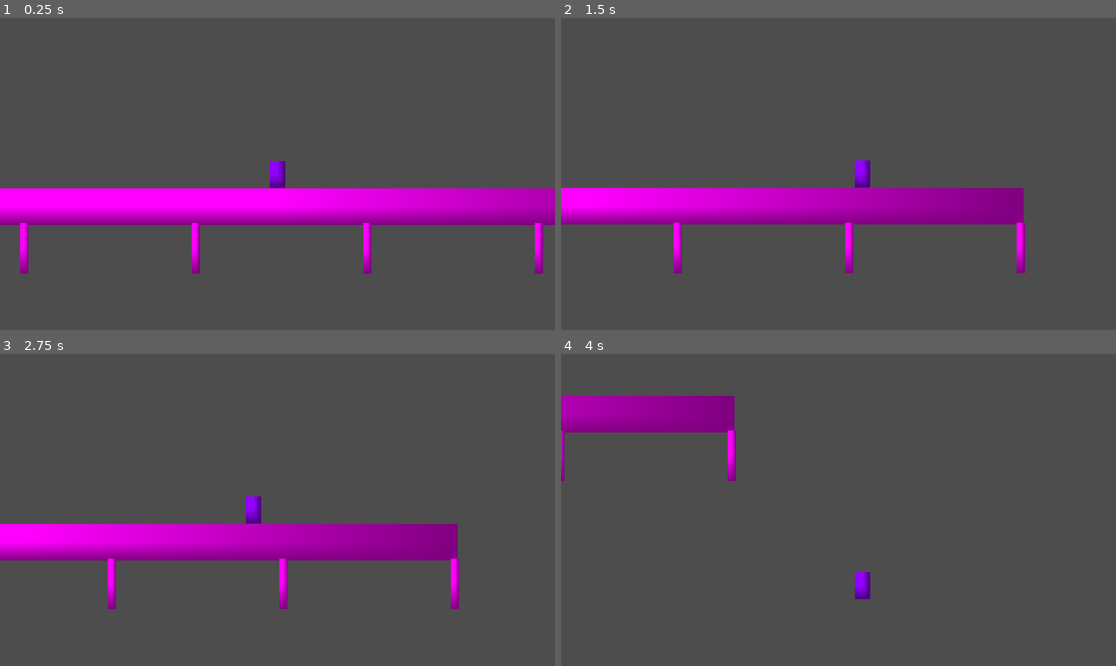
Above: before the commit, frames 1-4 (two rows, left to right).
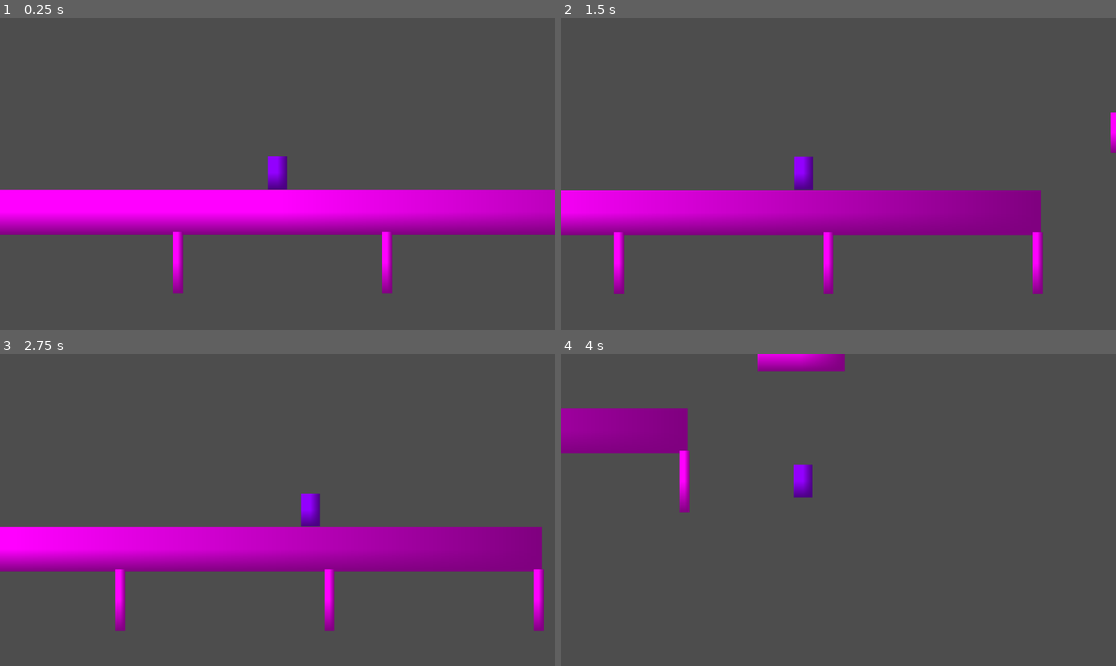
Above: after the commit, the same moments.

Repository: sharwenn-dev/cerulean_eclipse
Game: Godot game, scene res://scenes/test_world.tscn
Two runs of this game, one before a commit and one after it. Both use one fixed random seed, a clock stepped at 60 frames per second and the inputs below.
Inputs:
- Up to frame 1 (0.25 s): no input
- Up to frame 2 (1.5 s): tap Enter (ui_accept) at 0.5, 0.77 s; hold D (ui_right) from 0.53 s (still down)
- Up to frame 3 (2.75 s): tap Enter (ui_accept) at 1.52 s; release D (ui_right) at 2.03 s; hold A (ui_left) from 2.03 s (still down)
- Up to frame 4 (4 s): release A (ui_left) at 2.78 s; hold D (ui_right) from 2.78 s (still down); tap Enter (ui_accept) at 3.02, 3.77 s

The runs differ from the first frame. In frame 1, 10% of the frame differs, in the area x 0-100%, y 44-89%; in frame 2, 7.7%; in frame 3, 11%, in the area x 0-98%, y 44-89%; in frame 4, 5.6%.

Commit message:
10/17/2025 Momentum, Camera look ahead, Acceleration

Diff:
--- a/entities/player.gd
+++ b/entities/player.gd
@@ -1,18 +1,20 @@
 extends CharacterBody2D
 
-
-const SPEED: float = 300.0
-const JUMP_VELOCITY: float = -300.0
-
+const MAX_SPEED: float = 300.0
+const JUMP_VELOCITY: float = -350.0
+const AERIAL_ACCELERATION: float = 1200.0
+const TURN_ACCELERATION: float = 3500.0
+const ACCELERATION: float = 2500.0
+const FRICTION: float = 5000.0
 # YOU CAN FORMAT THESE VARIABLES HOWEVER YOU WANT, IDK HOW THE CLEAN WAY TO DO IT IS
 # apparently making your falling gravity more than base makes it feel more snappy. so this is how i did that. also has support if you want to add more for flying or aerial combat.
 @export var base_gravity: float = 1000.0
-@export var falling_gravity: float = 4000.0
+@export var falling_gravity: float = 3500.0
 var gravity: float = base_gravity
 
 # jump stuff
 var jump_buffer: float = 0.01
-var buffer_time: float = 0.5
+var buffer_time: float = 0.1
 var coyote_time: float = 0.0
 var added_coyote_time: float = 0.09
 var jump_timer: float = 0.0
@@ -77,15 +79,35 @@
 	has_jumped = true
 	jump_timer = 0.0
 	jump_buffer = 0.0
+	# horizontal momentum is handled by air acceleration code (no instant spike)
 
 func _physics_process(delta: float) -> void:
 	# Get the input direction and handle the movement/deceleration.
-	# As good practice, you should replace UI actions with custom gameplay actions.
 	var direction: float = Input.get_axis("ui_left", "ui_right")
-	if direction != 0:
-		velocity.x = direction * SPEED
+	var target_speed: float = direction * MAX_SPEED
+
+	# Determine which acceleration to use (ground vs air + turning)
+	var accel: float = ACCELERATION
+	if direction != 0 and sign(direction) != sign(velocity.x) and velocity.x != 0:
+		accel = TURN_ACCELERATION
+
+	if is_on_floor():
+		# Ground movement: acceleration and friction
+		if direction != 0:
+			velocity.x = move_toward(velocity.x, target_speed, accel * delta)
+		else:
+			velocity.x = move_toward(velocity.x, 0, FRICTION * delta)
 	else:
-		velocity.x = move_toward(velocity.x, 0, SPEED)
+		# Air movement: use aerial acceleration, but respect stronger turn accel when changing direction
+		var air_accel: float = AERIAL_ACCELERATION
+		if direction != 0 and sign(direction) != sign(velocity.x) and velocity.x != 0:
+			# Turning in air uses TURN_ACCELERATION for responsiveness
+			air_accel = TURN_ACCELERATION
+		if direction != 0:
+			velocity.x = move_toward(velocity.x, target_speed, air_accel * delta)
+		else:
+			# If no input in air, damp horizontally a bit (slower than ground friction)
+			velocity.x = move_toward(velocity.x, 0, (AERIAL_ACCELERATION * 0.35) * delta)
 
 	# Add the gravity.
 	if not is_on_floor():
--- a/entities/player.tscn
+++ b/entities/player.tscn
@@ -1,6 +1,7 @@
-[gd_scene load_steps=4 format=3 uid="uid://bbvejlpo6idx6"]
+[gd_scene load_steps=5 format=3 uid="uid://bbvejlpo6idx6"]
 
 [ext_resource type="Script" uid="uid://bplvu181dh666" path="res://entities/player.gd" id="1_merdl"]
+[ext_resource type="Script" uid="uid://dkhdubccdvsx1" path="res://entities/player_camera.gd" id="2_b0kkn"]
 
 [sub_resource type="CapsuleShape2D" id="CapsuleShape2D_u3f3p"]
 
@@ -19,7 +20,8 @@
 texture = SubResource("PlaceholderTexture2D_merdl")
 
 [node name="Camera2D" type="Camera2D" parent="."]
-zoom = Vector2(2, 2)
+zoom = Vector2(2.44, 2.44)
 process_callback = 0
 position_smoothing_enabled = true
 position_smoothing_speed = 10.0
+script = ExtResource("2_b0kkn")
--- /dev/null
+++ b/entities/player_camera.gd
@@ -0,0 +1,7 @@
+extends Camera2D
+
+@onready var myPlayer = $".."
+@export var lerp_speed: float = 6.0
+
+func _process(delta: float) -> void:
+	offset = offset.lerp(myPlayer.velocity * 0.17, delta * lerp_speed)
--- a/scenes/test_world.tscn
+++ b/scenes/test_world.tscn
@@ -24,6 +24,136 @@
 
 [node name="Player" parent="StaticBody2D" instance=ExtResource("1_kyfjp")]
 position = Vector2(0, -41)
+
+[node name="StaticBody2D2" type="StaticBody2D" parent="."]
+position = Vector2(547.9999, -68)
+scale = Vector2(0.08248669, 0.90468603)
+
+[node name="CollisionShape2D" type="CollisionShape2D" parent="StaticBody2D2"]
+position = Vector2(3.75, 0)
+shape = SubResource("RectangleShape2D_vcg8s")
+
+[node name="Sprite2D" type="Sprite2D" parent="StaticBody2D2/CollisionShape2D"]
+position = Vector2(-0.12498474, 0)
+scale = Vector2(896.75, 37.999996)
+texture = SubResource("PlaceholderTexture2D_kyfjp")
+
+[node name="StaticBody2D3" type="StaticBody2D" parent="."]
+position = Vector2(703, -104)
+scale = Vector2(0.08248669, 0.90468603)
+
+[node name="CollisionShape2D" type="CollisionShape2D" parent="StaticBody2D3"]
+position = Vector2(3.75, 0)
+shape = SubResource("RectangleShape2D_vcg8s")
+
+[node name="Sprite2D" type="Sprite2D" parent="StaticBody2D3/CollisionShape2D"]
+position = Vector2(-0.12498474, 0)
+scale = Vector2(896.75, 37.999996)
+texture = SubResource("PlaceholderTexture2D_kyfjp")
+
+[node name="StaticBody2D4" type="StaticBody2D" parent="."]
+position = Vector2(903, -65)
+scale = Vector2(0.08248669, 0.90468603)
+
+[node name="CollisionShape2D" type="CollisionShape2D" parent="StaticBody2D4"]
+position = Vector2(3.75, 0)
+shape = SubResource("RectangleShape2D_vcg8s")
+
+[node name="Sprite2D" type="Sprite2D" parent="StaticBody2D4/CollisionShape2D"]
+position = Vector2(-0.12498474, 0)
+scale = Vector2(896.75, 37.999996)
+texture = SubResource("PlaceholderTexture2D_kyfjp")
+
+[node name="StaticBody2D5" type="StaticBody2D" parent="."]
+position = Vector2(966.99994, 99)
+scale = Vector2(0.08248669, 0.90468603)
+
+[node name="CollisionShape2D" type="CollisionShape2D" parent="StaticBody2D5"]
+position = Vector2(3.75, 0)
+shape = SubResource("RectangleShape2D_vcg8s")
+
+[node name="Sprite2D" type="Sprite2D" parent="StaticBody2D5/CollisionShape2D"]
+position = Vector2(-0.12498474, 0)
+scale = Vector2(896.75, 37.999996)
+texture = SubResource("PlaceholderTexture2D_kyfjp")
+
+[node name="StaticBody2D6" type="StaticBody2D" parent="."]
+position = Vector2(724, 232.00002)
+scale = Vector2(0.08248669, 0.90468603)
+
+[node name="CollisionShape2D" type="CollisionShape2D" parent="StaticBody2D6"]
+position = Vector2(3.75, 0)
+shape = SubResource("RectangleShape2D_vcg8s")
+
+[node name="Sprite2D" type="Sprite2D" parent="StaticBody2D6/CollisionShape2D"]
+position = Vector2(-0.12498474, 0)
+scale = Vector2(896.75, 37.999996)
+texture = SubResource("PlaceholderTexture2D_kyfjp")
+
+[node name="StaticBody2D7" type="StaticBody2D" parent="."]
+position = Vector2(944, 411)
+scale = Vector2(0.08248669, 0.90468603)
+
+[node name="CollisionShape2D" type="CollisionShape2D" parent="StaticBody2D7"]
+position = Vector2(3.75, 0)
+shape = SubResource("RectangleShape2D_vcg8s")
+
+[node name="Sprite2D" type="Sprite2D" parent="StaticBody2D7/CollisionShape2D"]
+position = Vector2(-0.12498474, 0)
+scale = Vector2(896.75, 37.999996)
+texture = SubResource("PlaceholderTexture2D_kyfjp")
+
+[node name="StaticBody2D8" type="StaticBody2D" parent="."]
+position = Vector2(1137, 401)
+scale = Vector2(0.08248669, 0.90468603)
+
+[node name="CollisionShape2D" type="CollisionShape2D" parent="StaticBody2D8"]
+position = Vector2(3.75, 0)
+shape = SubResource("RectangleShape2D_vcg8s")
+
+[node name="Sprite2D" type="Sprite2D" parent="StaticBody2D8/CollisionShape2D"]
+position = Vector2(-0.12498474, 0)
+scale = Vector2(896.75, 37.999996)
+texture = SubResource("PlaceholderTexture2D_kyfjp")
+
+[node name="StaticBody2D9" type="StaticBody2D" parent="."]
+position = Vector2(1354, 403)
+scale = Vector2(0.08248669, 0.90468603)
+
+[node name="CollisionShape2D" type="CollisionShape2D" parent="StaticBody2D9"]
+position = Vector2(3.75, 0)
+shape = SubResource("RectangleShape2D_vcg8s")
+
+[node name="Sprite2D" type="Sprite2D" parent="StaticBody2D9/CollisionShape2D"]
+position = Vector2(-0.12498474, 0)
+scale = Vector2(896.75, 37.999996)
+texture = SubResource("PlaceholderTexture2D_kyfjp")
+
+[node name="StaticBody2D10" type="StaticBody2D" parent="."]
+position = Vector2(1481.9999, 352)
+scale = Vector2(0.08248669, 0.90468603)
+
+[node name="CollisionShape2D" type="CollisionShape2D" parent="StaticBody2D10"]
+position = Vector2(3.75, 0)
+shape = SubResource("RectangleShape2D_vcg8s")
+
+[node name="Sprite2D" type="Sprite2D" parent="StaticBody2D10/CollisionShape2D"]
+position = Vector2(-0.12498474, 0)
+scale = Vector2(896.75, 37.999996)
+texture = SubResource("PlaceholderTexture2D_kyfjp")
+
+[node name="StaticBody2D11" type="StaticBody2D" parent="."]
+position = Vector2(1701.9998, 405)
+scale = Vector2(0.08248669, 0.90468603)
+
+[node name="CollisionShape2D" type="CollisionShape2D" parent="StaticBody2D11"]
+position = Vector2(3.75, 0)
+shape = SubResource("RectangleShape2D_vcg8s")
+
+[node name="Sprite2D" type="Sprite2D" parent="StaticBody2D11/CollisionShape2D"]
+position = Vector2(-0.12498474, 0)
+scale = Vector2(896.75, 37.999996)
+texture = SubResource("PlaceholderTexture2D_kyfjp")
 
 [node name="Sprite2D" type="Sprite2D" parent="."]
 position = Vector2(-440.75, 43)
Not shown, added: entities/player_camera.gd.uid
